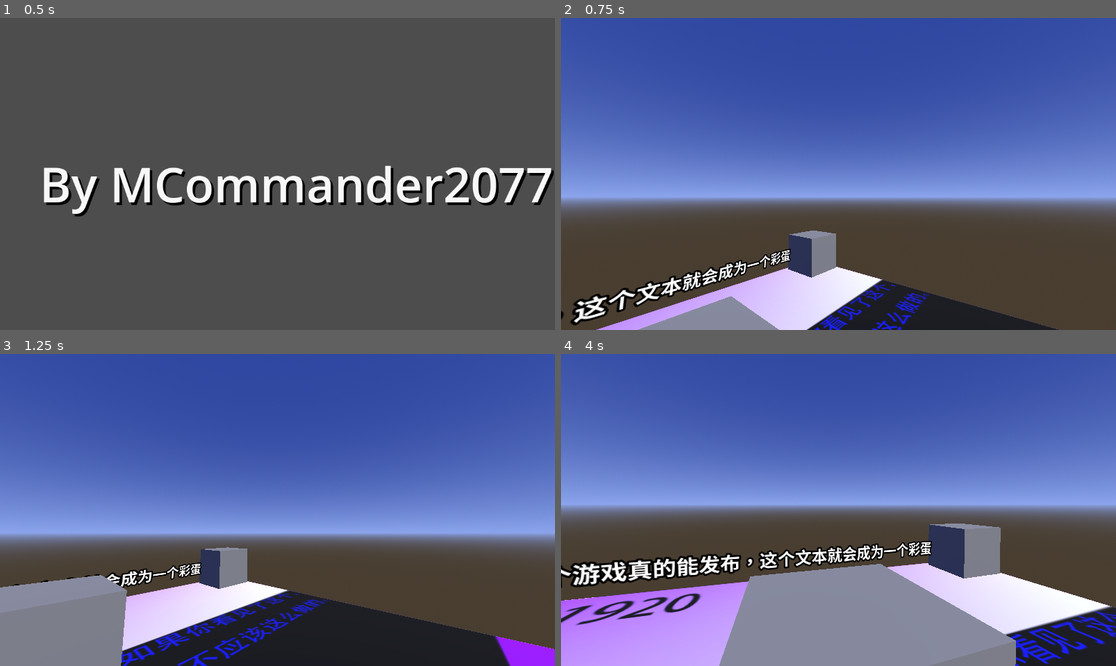
Above: before the commit, frames 1-4 (two rows, left to right).
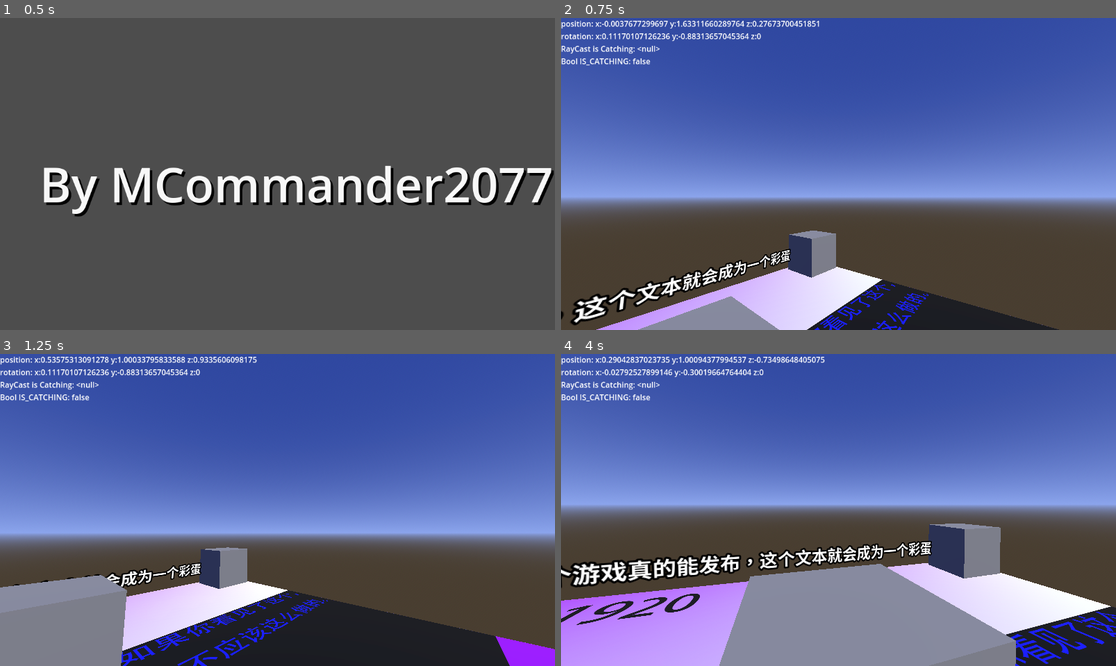
Above: after the commit, the same moments.

Repository: MCommander2088/joyfulTimes
Game: Godot game, scene res://gui/opening_credits.tscn
The game is run twice, just before and just after one commit, with the same random seed, the same clock (stepped at 60 frames per second) and the same inputs.
Inputs (mouse positions are in pixels of both pictures, inside the frame that each line leads up to):
- Up to frame 1 (0.5 s): no input
- Up to frame 2 (0.75 s): tap Enter (ui_accept) at 0.5 s; move the mouse to (960, 158) at 0.52 s; hold D (move_right) from 0.53 s (still down); tap E (action_pick) at 0.6 s; click (960, 158) at 0.67 s
- Up to frame 3 (1.25 s): keep holding D (move_right); tap Enter (ui_accept) at 0.77 s
- Up to frame 4 (4 s): move the mouse to (810, 510) at 1.27 s; release D (move_right) at 1.28 s; hold W (move_forward) from 1.28 s (still down); tap E (action_pick) every 0.75 s from 1.35 to 3.6 s; tap Enter (ui_accept) at 1.52, 2.75, 3.02, 3.5, 3.77 s; move the mouse to (849, 503) at 2.02 s; move the mouse to (832, 516) at 2.77 s; move the mouse to (877, 513) at 3.52 s

Frame 1 is identical in both runs. In frame 2, 1.9% of the frame differs, in the area x 0-90%, y 0-100%; in frame 3, 2.4%, in the area x 0-100%, y 0-100%; in frame 4, 2.4%.

Commit message:
update20241021

Diff:
--- a/gui/opening_credits.gd
+++ b/gui/opening_credits.gd
@@ -9,4 +9,4 @@
 
 func _input(event: InputEvent) -> void:
 	if event is InputEventKey or event is InputEventMouseButton:
-		get_tree().change_scene_to_file("res://maps/t_demo1/t_demo1.tscn")
+		get_tree().change_scene_to_file("res://maps/t_demo1_jt/t_demo1_jt.tscn")
--- /dev/null
+++ b/gui/testing/test_gui.gd
@@ -0,0 +1,11 @@
+extends Control
+
+
+# Called when the node enters the scene tree for the first time.
+func _ready() -> void:
+	pass # Replace with function body.
+
+
+# Called every frame. 'delta' is the elapsed time since the previous frame.
+func _process(delta: float) -> void:
+	pass
--- /dev/null
+++ b/gui/testing/test_gui.tscn
@@ -0,0 +1,14 @@
+[gd_scene format=3 uid="uid://6km7ww2720qn"]
+
+[node name="TestGui" type="Control"]
+layout_mode = 3
+anchors_preset = 15
+anchor_right = 1.0
+anchor_bottom = 1.0
+grow_horizontal = 2
+grow_vertical = 2
+
+[node name="Label" type="Label" parent="."]
+layout_mode = 0
+offset_right = 1152.0
+offset_bottom = 647.0
--- a/maps/t_demo1/t_demo1.tscn
+++ b/maps/t_demo1_jt/t_demo1_jt.tscn
@@ -1,7 +1,7 @@
 [gd_scene load_steps=14 format=3 uid="uid://bswhnr2t731bh"]
 
 [ext_resource type="PackedScene" uid="uid://be5xnso5v3bau" path="res://wheels/player.tscn" id="1_heild"]
-[ext_resource type="Texture2D" uid="uid://ci66xsjn8dmyv" path="res://maps/t_demo1/meshtest.png" id="2_s40jf"]
+[ext_resource type="Texture2D" uid="uid://ci66xsjn8dmyv" path="res://maps/t_demo1_jt/meshtest.png" id="2_s40jf"]
 
 [sub_resource type="ProceduralSkyMaterial" id="ProceduralSkyMaterial_npk8f"]
 sky_top_color = Color(0.189116, 0.276784, 0.624366, 1)
--- a/wheels/player.gd
+++ b/wheels/player.gd
@@ -2,12 +2,16 @@
 
 @onready var Camera = $Camera3D
 @onready var RayCast = $Camera3D/RayCast3D
+@onready var TestingLabel = $TestGui/Label
+
 const SPEED = 3.0
 const JUMP_VELOCITY = 2.0
 const SENSITIVITY = 1.0
 
 var mouse_position:Vector2
 
+var collider = null
+var is_catching = false
 const pick_distance:float = 1.5
 
 func _ready() -> void:
@@ -15,9 +19,18 @@
 	# 启用 RayCast
 	RayCast.enabled = true
 
-
+func _process(delta: float) -> void:
+	TestingLabel.text = "position: x:{0} y:{1} z:{2}\nrotation: x:{3} y:{4} z:{5}\nRayCast is Catching: {6}\nBool IS_CATCHING: {7}".format([position.x,position.y,position.z,Camera.rotation.x,rotation.y,rotation.z,collider,is_catching])
 
 func _physics_process(delta: float) -> void:
+	if Input.is_action_just_pressed("action_pick"):
+		if is_catching:
+			collider = null
+			is_catching = not is_catching
+		elif RayCast.get_collider() != null and not "Ground" in RayCast.get_collider().name:
+			collider = RayCast.get_collider()
+			is_catching = not is_catching
+
 	# Add the gravity.
 	if not is_on_floor():
 		velocity += get_gravity() * delta
@@ -61,18 +74,23 @@
 
 	move_and_slide()
 
+	if is_catching:
+		# 获取摄像机的位置
+		var camera_position = Camera.global_transform.origin
+
+		# 获取摄像机的前方向量（通常是它的Z轴负方向，取决于摄像机的朝向）
+		# 注意：这里我们假设摄像机是面向玩家的，即它的-Z轴是前方
+		# 在Godot中，摄像机的forward方向通常是它的-Z轴
+		var camera_forward = -Camera.global_transform.basis.z  # 获取Z轴并取反，因为Godot中摄像机面向-Z
+
+		# 计算目标位置：摄像机位置 + 摄像机前方向量 * 距离
+		var target_position = camera_position + camera_forward * pick_distance
+
+		# 现在你可以使用target_position来做一些事情，比如移动一个节点到那里
+		# 例如，如果你有一个StaticBody3D节点，你可以这样设置它的位置：
+		collider.global_transform.origin = target_position
+
 func _input(event: InputEvent) -> void:
-	if event is InputEventKey and event.keycode == KEY_E:
-		# 检查是否有碰撞
-		if RayCast.is_colliding():
-			var collider = RayCast.get_collider()
-			# 获取相机的位置和朝向
-			var collider_old_rotation = collider.rotation
-			collider.look_at(Camera.rotation.normalized())
-			collider.position = position + Vector3(0,0,1)
-			collider.rotation = collider_old_rotation
-
-
 	if event is InputEventMouseMotion:
 		rotate_y(deg_to_rad(-event.relative.x *SENSITIVITY *0.2))
 		Camera.rotate_x(deg_to_rad(-event.relative.y *SENSITIVITY *0.2))
--- a/wheels/player.tscn
+++ b/wheels/player.tscn
@@ -1,6 +1,7 @@
-[gd_scene load_steps=4 format=3 uid="uid://be5xnso5v3bau"]
+[gd_scene load_steps=5 format=3 uid="uid://be5xnso5v3bau"]
 
 [ext_resource type="Script" path="res://wheels/player.gd" id="1_cb3c6"]
+[ext_resource type="PackedScene" uid="uid://6km7ww2720qn" path="res://gui/testing/test_gui.tscn" id="2_ixajq"]
 
 [sub_resource type="CapsuleShape3D" id="CapsuleShape3D_1i3ag"]
 
@@ -9,6 +10,8 @@
 
 [node name="Player" type="CharacterBody3D"]
 script = ExtResource("1_cb3c6")
+
+[node name="TestGui" parent="." instance=ExtResource("2_ixajq")]
 
 [node name="CollisionShape3D" type="CollisionShape3D" parent="."]
 shape = SubResource("CapsuleShape3D_1i3ag")
Not shown, removed: maps/t_demo1/meshtest.png.import
Renamed: maps/t_demo1/meshtest.png -> maps/t_demo1_jt/meshtest.png
Renamed: maps/t_demo1/test.gd -> maps/t_demo1_jt/test.gd
Not shown, changed: .gitignore
Not shown, added: AndroidSurporting/RoundShape-Black.psd
Not shown, added: AndroidSurporting/RoundShape-White.psd
Not shown, added: maps/t_demo1_jt/meshtest.psd
